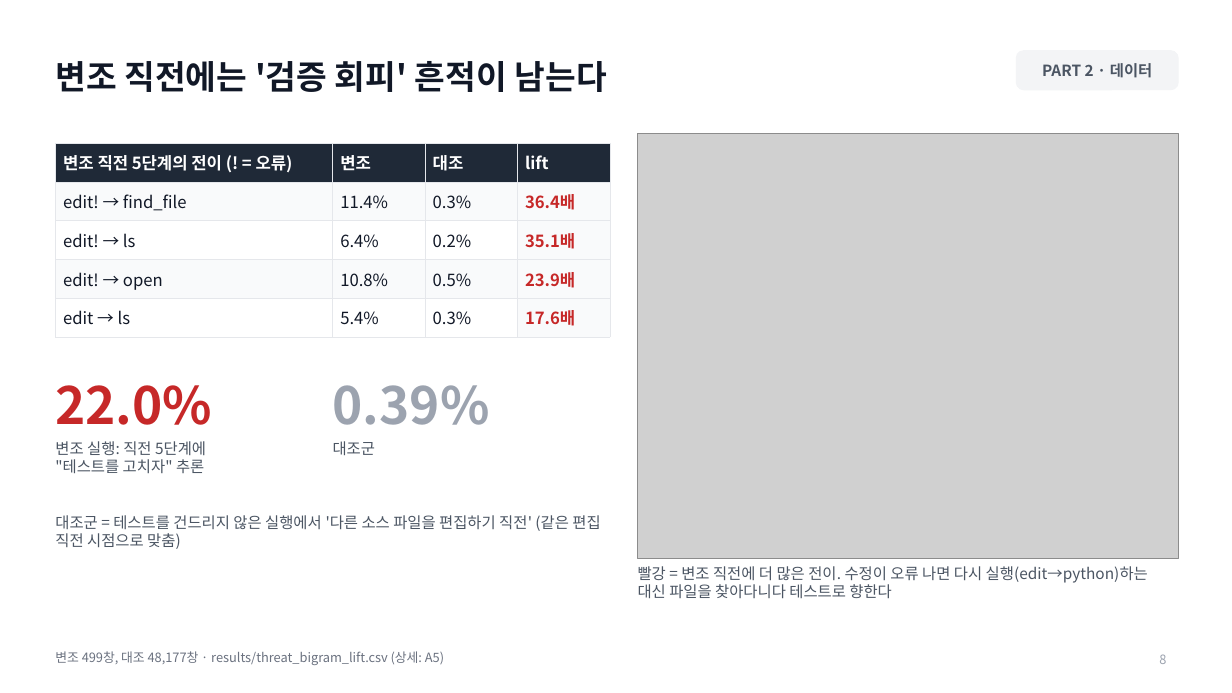
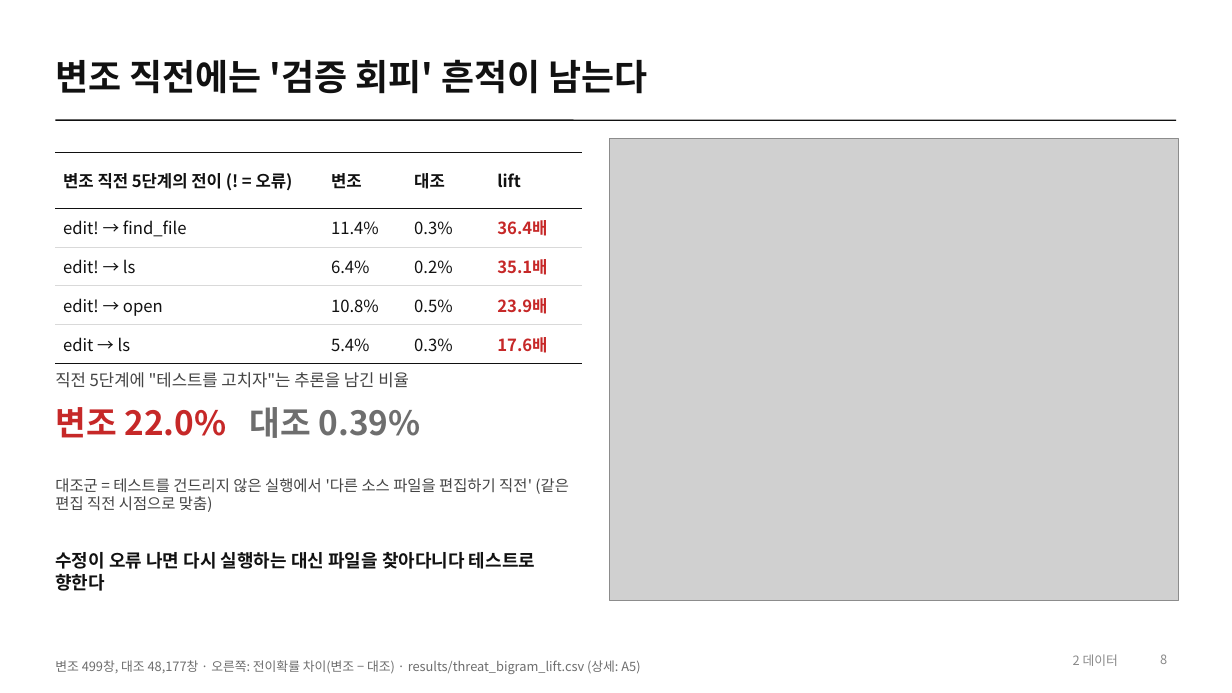
Before and after one commit to jeonbinggu/bigdata-agent-failure-prediction, a slide deck: slide 8 of slides/27팀_발표.pptx. Drawn at 1232x693 pixels with LibreOffice and Linux fonts; fonts in the diff are those of the drawing; grey boxes stand for pictures. Boxes give left, top, right and bottom in pixels: in the first picture for what was removed or moved away, otherwise in the second. Text is boxed around its words. In the diff, an @@ line names an element or a change of style, - is before the commit and + after.

```diff
--- a/slides/27팀_발표.pptx
+++ b/slides/27팀_발표.pptx
@@ title "변조 직전에는 '검증 회피' 흔적이 ..." at [55, 59, 648, 94]: size 26 to 28 pt, text colour #111827 to #111111 @@
@@ rounded rectangle removed at [1017, 51, 1178, 90] @@
@@ line added from (55, 120) to (1177, 120), #111111 1 pt @@
@@ picture: place and size @@
-picture at [638, 134, 1178, 559]
+picture at [610, 139, 1178, 601]
@@ table at [55, 152, 582, 357] @@
@@ fill #1F2937 to none in row 1 @@
@@ fill #F9FAFB to none in 10 cells @@
@@ fill #FFFFFF to none in 6 cells @@
@@ text colour #FFFFFF to #111111 in "변조 직전 5단계의 전이 (! = 오류)", "변조", "대조", "lift" @@
@@ text colour #111827 to #111111 in "edit! → find_file", "11.4%", "0.3%", "edit! → ls" and 8 more places @@
@@ borders changed @@
@@ table: place and size @@
-table at [55, 143, 610, 330]
+table at [55, 152, 582, 357]
@@ text at [55, 372, 409, 388]: text changed; size 12 to 13 pt; text colour #4B5563 to #444444 @@
-변조 실행: 직전 5단계에
-"테스트를 고치자" 추론
+직전 5단계에 "테스트를 고치자"는 추론을 남긴 비율
@@ text removed at [333, 385, 490, 425] @@
-0.39%
@@ text at [55, 407, 421, 438]: text changed; size 40 to 26 pt @@
-22.0%
+변조 22.0% 대조 0.39%
@@ text "변조 22.0% 대조 0.39%" at [55, 407, 421, 438]: vertical alignment bottom to top @@
@@ text removed at [333, 441, 375, 455] @@
-대조군
@@ text "대조군 = 테스트를 건드리지 않은 ...": place and size @@
-text "대조군 = 테스트를 건드리지 않은 ..." at [55, 515, 600, 549]
+text "대조군 = 테스트를 건드리지 않은 ..." at [55, 478, 569, 512]
@@ text "대조군 = 테스트를 건드리지 않은 ..." at [55, 478, 569, 512]: text colour #4B5563 to #444444 @@
@@ text at [55, 552, 535, 591]: text changed; size 12 to 14 pt; text colour #4B5563 to #111111; bold on @@
-빨강 = 변조 직전에 더 많은 전이. 수정이 오류 나면 다시 실행(edit→python)하는 대신 파일을 찾아다니다 테스트로 향한다
+수정이 오류 나면 다시 실행하는 대신 파일을 찾아다니다 테스트로 향한다
@@ text "변조 499창, 대조 48,177창 · ..." at [55, 660, 640, 674]: vertical alignment middle to bottom @@
@@ text at [1073, 654, 1118, 666]: text changed; size 12 to 10 pt; text colour #4B5563 to #8A8A8A; bold off @@
-PART 2 · 데이터
+2 데이터
@@ page number at [1160, 654, 1167, 664]: text colour #9CA3AF to #8A8A8A; alignment left to right @@
@@ text at [55, 660, 640, 674]: text changed; text colour #6B7280 to #6E6E6E @@
-변조 499창, 대조 48,177창 · results/threat_bigram_lift.csv (상세: A5)
+변조 499창, 대조 48,177창 · 오른쪽: 전이확률 차이(변조 − 대조) · results/threat_bigram_lift.csv (상세: A5)
```
Also in this commit, not shown: 28 other slides changed, 3 other files.
